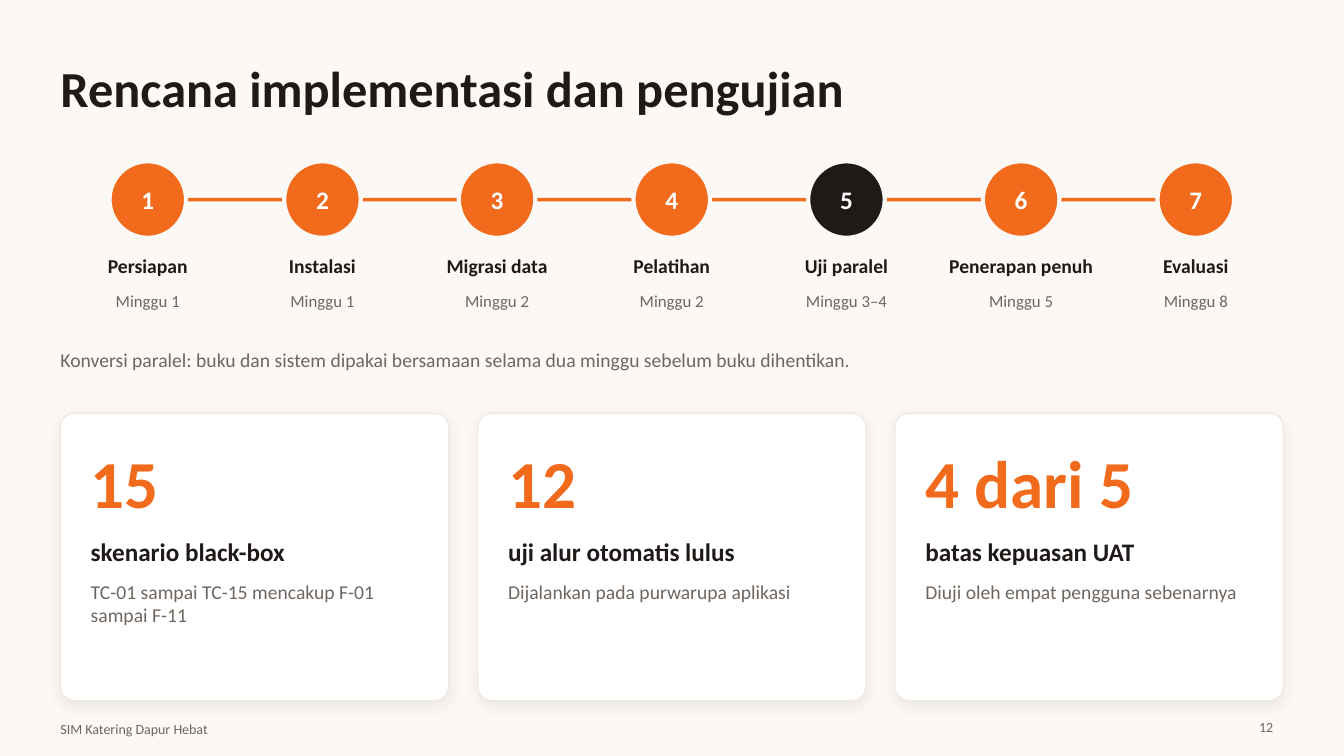
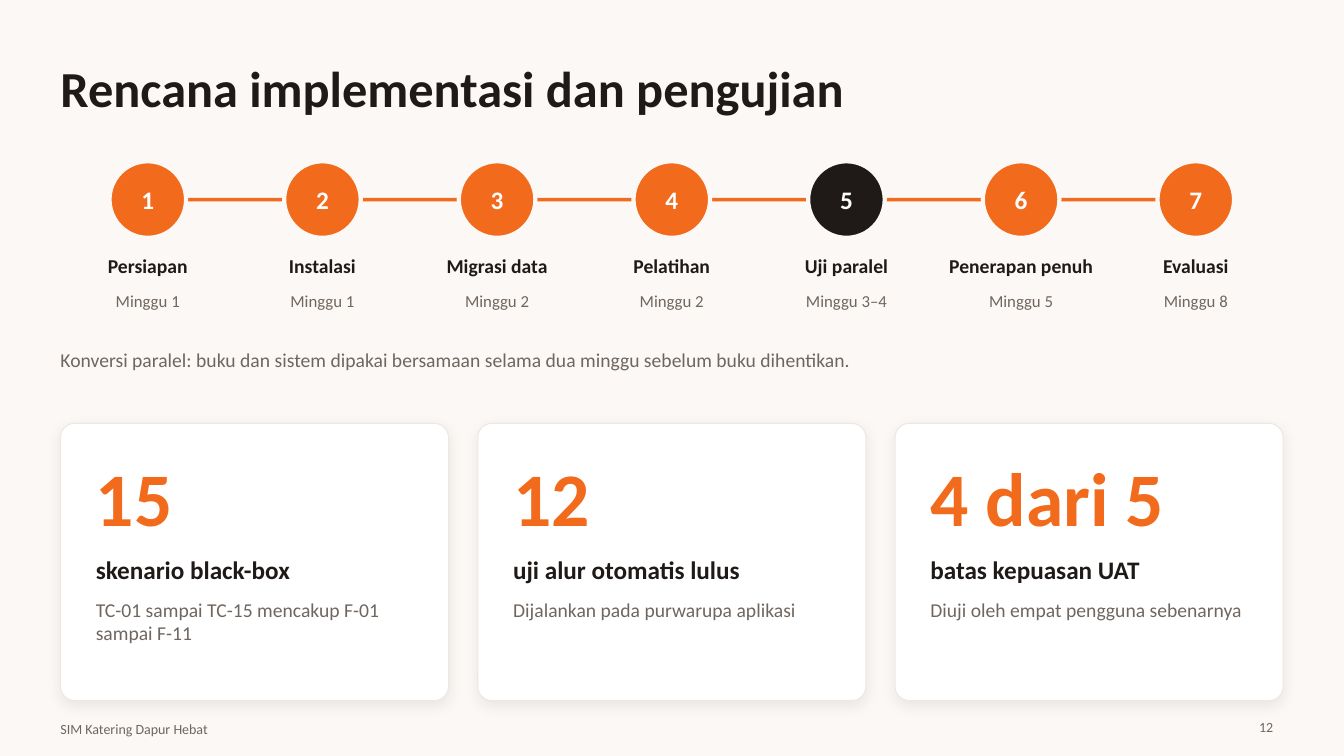
Before and after one commit to koriebruh/sim-katering-dapur-hebat, a slide deck: slide 12 of Presentasi-SIM-Katering-Dapur-Hebat.pptx. Drawn at 1344x756 pixels with LibreOffice and Linux fonts; fonts in the diff are those of the drawing. Boxes give left, top, right and bottom in pixels: in the first picture for what was removed or moved away, otherwise in the second. Text is boxed around its words. In the diff, an @@ line names an element or a change of style, - is before the commit and + after.

```diff
--- a/Presentasi-SIM-Katering-Dapur-Hebat.pptx
+++ b/Presentasi-SIM-Katering-Dapur-Hebat.pptx
@@ rounded rectangle: place and size @@
-rounded rectangle at <box>60,413,449,701</box>
+rounded rectangle at <box>60,423,449,701</box>
@@ text "15": place and size @@
-text "15" at <box>91,464,159,509</box>
+text "15" at <box>96,477,173,527</box>
@@ rounded rectangle: place and size @@
-rounded rectangle at <box>478,413,866,701</box>
+rounded rectangle at <box>478,423,866,701</box>
@@ text "12": place and size @@
-text "12" at <box>508,464,576,508</box>
+text "12" at <box>513,476,590,526</box>
@@ proportions changed in 3 elements at <box>60,423,449,701</box>, <box>478,423,866,701</box>, <box>895,423,1284,701</box> @@
@@ rounded rectangle: place and size @@
-rounded rectangle at <box>895,413,1284,701</box>
+rounded rectangle at <box>895,423,1284,701</box>
@@ size 48 to 54 pt in 3 elements at <box>513,476,590,526</box>, <box>96,477,173,527</box>, <box>930,473,1164,527</box> @@
@@ text "4 dari 5": place and size @@
-text "4 dari 5" at <box>925,461,1133,509</box>
+text "4 dari 5" at <box>930,473,1164,527</box>
@@ text "skenario black-box": place and size @@
-text "skenario black-box" at <box>91,543,285,561</box>
+text "skenario black-box" at <box>96,561,290,579</box>
@@ text "uji alur otomatis lulus": place and size @@
-text "uji alur otomatis lulus" at <box>508,543,734,566</box>
+text "uji alur otomatis lulus" at <box>513,561,739,584</box>
@@ text "batas kepuasan UAT": place and size @@
-text "batas kepuasan UAT" at <box>925,543,1135,565</box>
+text "batas kepuasan UAT" at <box>930,561,1140,583</box>
@@ text "TC-01 sampai TC-15 mencakup F-01 ...": place and size @@
-text "TC-01 sampai TC-15 mencakup F-01 ..." at <box>91,585,374,625</box>
+text "TC-01 sampai TC-15 mencakup F-01 ..." at <box>96,603,379,643</box>
@@ text "Dijalankan pada purwarupa aplikasi": place and size @@
-text "Dijalankan pada purwarupa aplikasi" at <box>508,585,791,603</box>
+text "Dijalankan pada purwarupa aplikasi" at <box>513,603,796,621</box>
@@ text "Diuji oleh empat pengguna sebenarnya": place and size @@
-text "Diuji oleh empat pengguna sebenarnya" at <box>925,585,1237,603</box>
+text "Diuji oleh empat pengguna sebenarnya" at <box>930,603,1242,621</box>
```
Also in this commit, not shown: 4 other slides changed, 1 other file.
